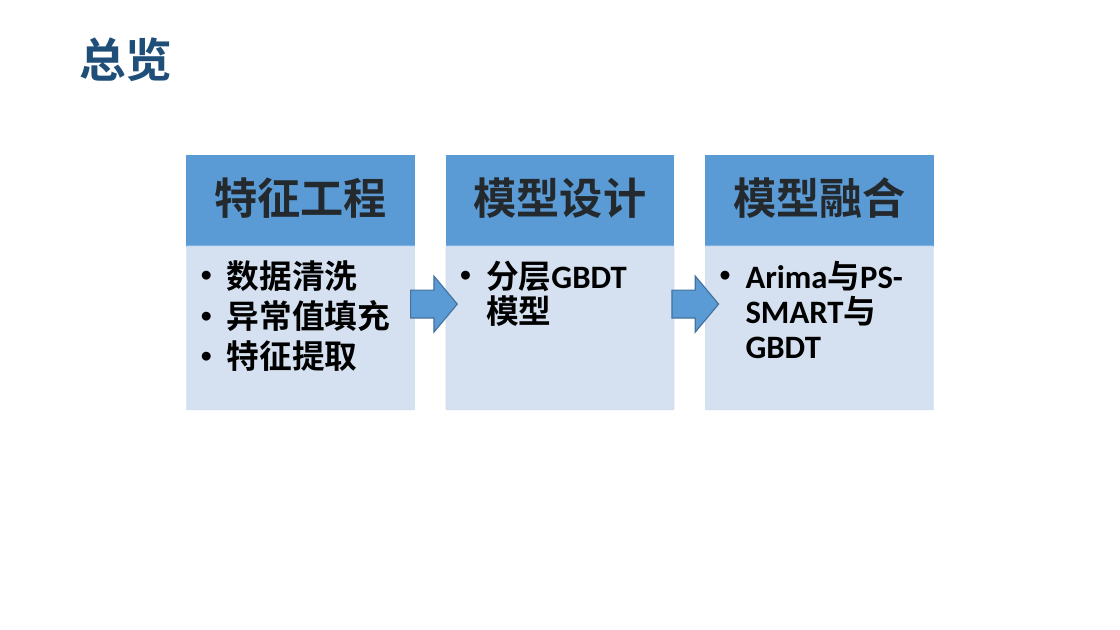
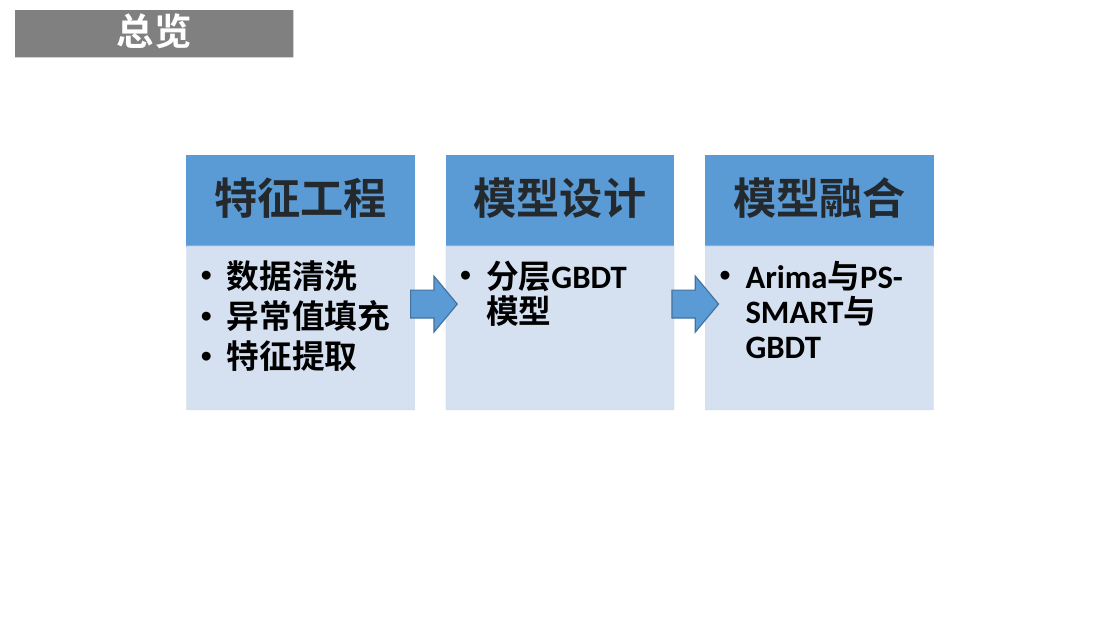
Before and after one commit to lvniqi/tianchi_power, a slide deck: slide 19 of presentation.pptx. Drawn at 1120x630 pixels with LibreOffice and Linux fonts; fonts in the diff are those of the drawing; background and template pictures are left out. Boxes give left, top, right and bottom in pixels: in the first picture for what was removed or moved away, otherwise in the second. Text is boxed around its words. In the diff, an @@ line names an element or a change of style, - is before the commit and + after.

Commit message:
[U] change the color

```diff
--- a/presentation.pptx
+++ b/presentation.pptx
@@ rectangle "总览" resized from (x1=79, y1=37, x2=172, y2=81) to (x1=15, y1=10, x2=293, y2=57) @@
@@ rectangle "总览" at (x1=15, y1=10, x2=293, y2=57): size 40 to 32 pt, text colour #1F4E79 to #FFFFFF; alignment left to centre; line spacing 1 to 0.9; vertical alignment top to middle; fill none to #808080 @@
```
Also in this commit, not shown: 23 other slides changed.
